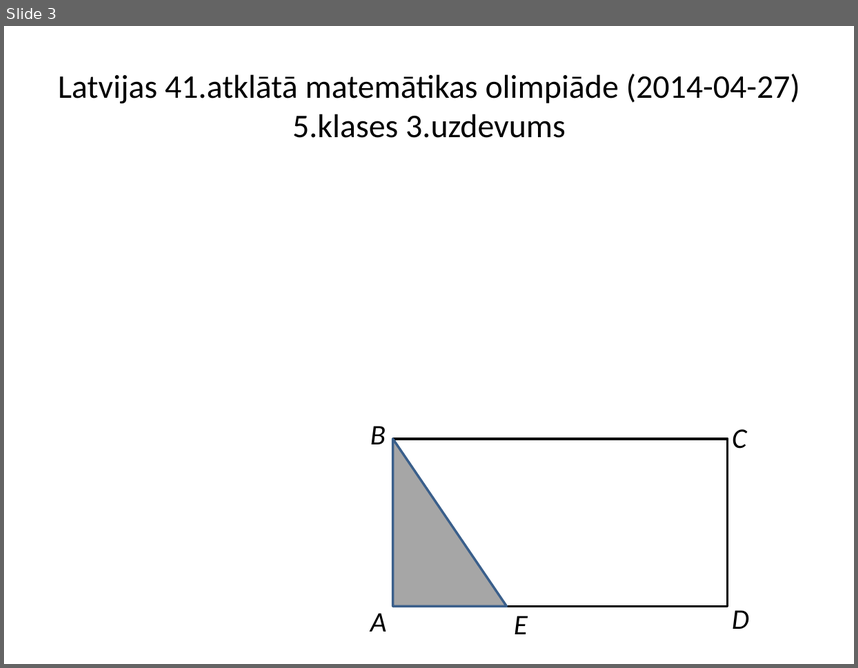
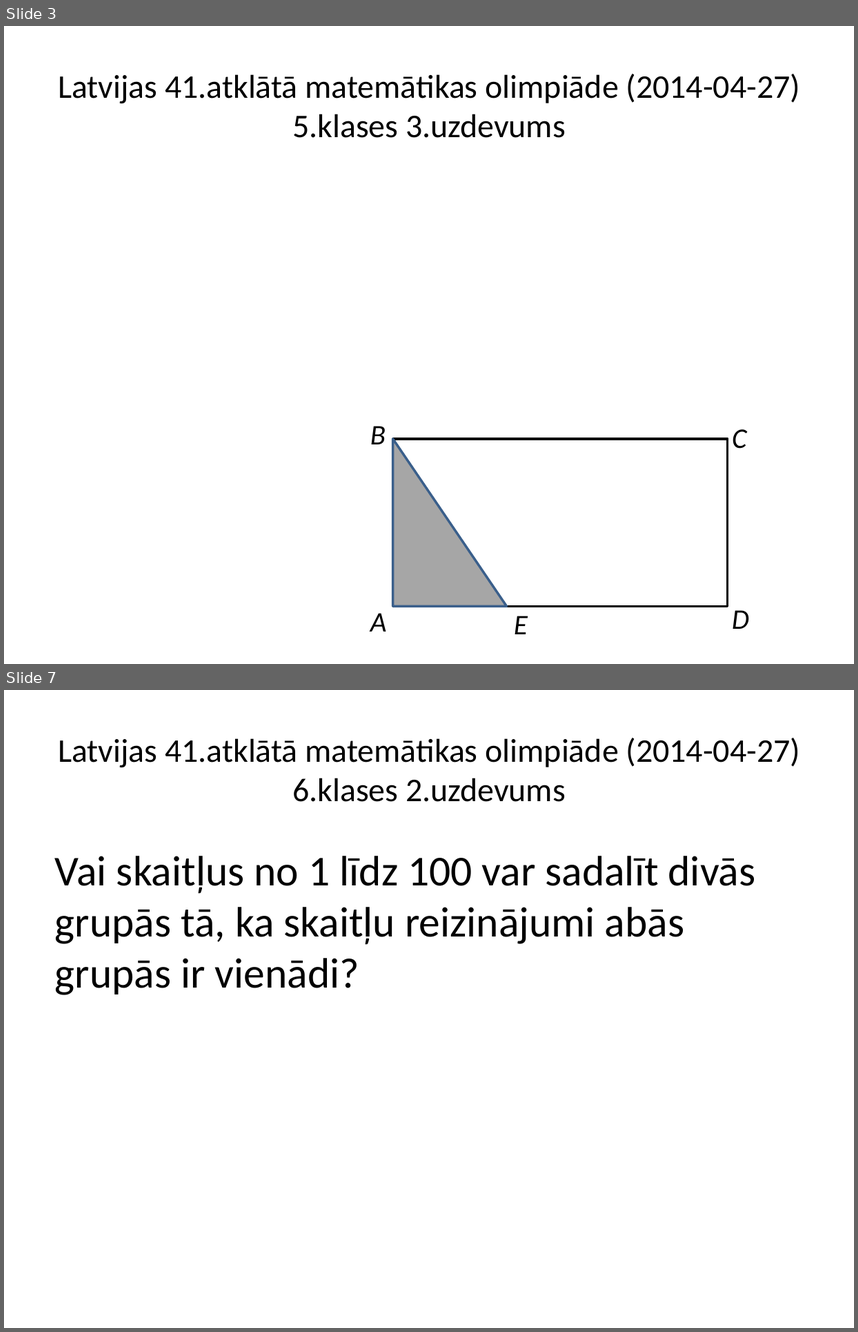
Before and after one commit to liliyang146/visualization, a slide deck: AMO41-2014/amo41-2014-lv.pptx. Shown one above the other, each under a label of ours: slide 3 before the commit, slides 3 and 7 after it; the slides between them are not shown. The pictures are 858x668 and 858x1332 pixels, drawn with LibreOffice and Linux fonts; fonts in the diff are those of the drawing; grey boxes stand for pictures. Boxes give left, top, right and bottom in pixels: in the first picture for what was removed or moved away, otherwise in the second. Text is boxed around its words. In the diff, an @@ line names an element or a change of style, - is before the commit and + after.

```diff
--- a/AMO41-2014/amo41-2014-lv.pptx
+++ b/AMO41-2014/amo41-2014-lv.pptx
@@ slide 7 added at (4, 690, 854, 1328), background #FFFFFF @@
@@ title added at (58, 738, 800, 802), 28 pt, text #000000 @@
+Latvijas 41.atklātā matemātikas olimpiāde (2014-04-27)
+6.klases 2.uzdevums
@@ text added at (55, 856, 756, 995), 36 pt, text #000000 @@
+Vai skaitļus no 1 līdz 100 var sadalīt divās grupās tā, ka skaitļu reizinājumi abās grupās ir vienādi?
```
Also in this commit, not shown: 2 slides changed, 34 other slides added, 12 other files.
